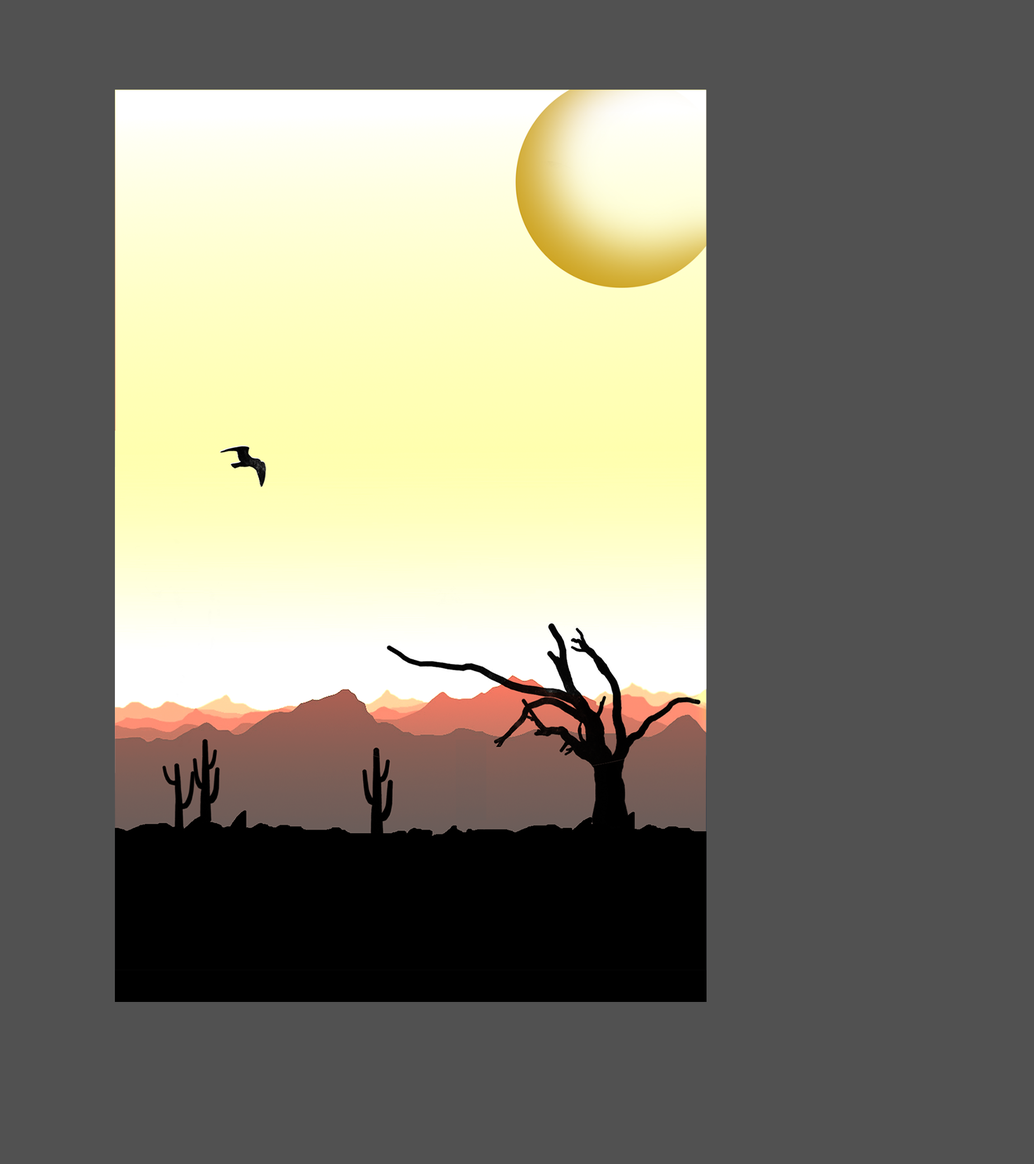
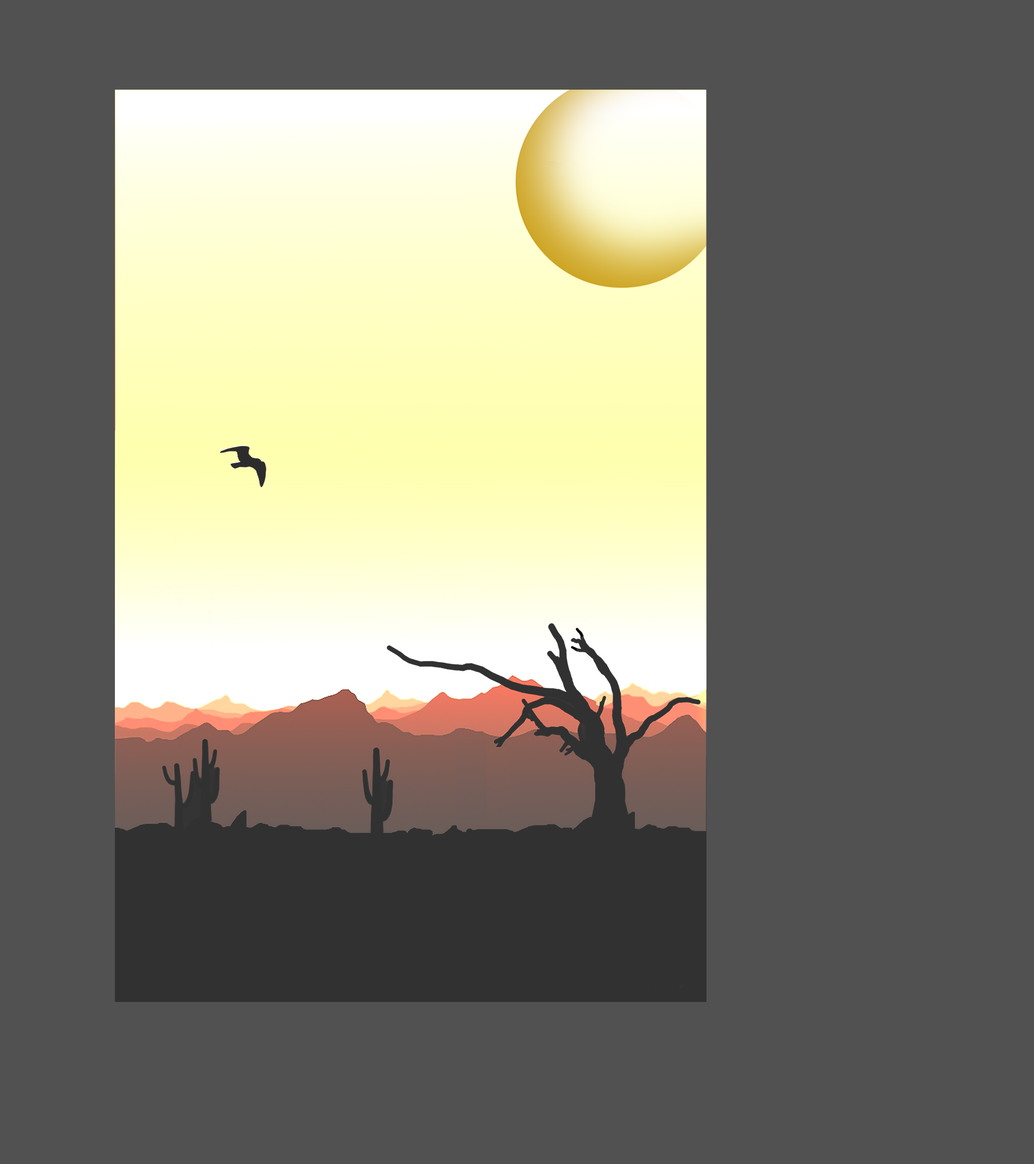
The second 1034×1164 image is a revision of the first. Changes to its layers:
painted on "Layer 75" over [114, 446, 707, 1003]
